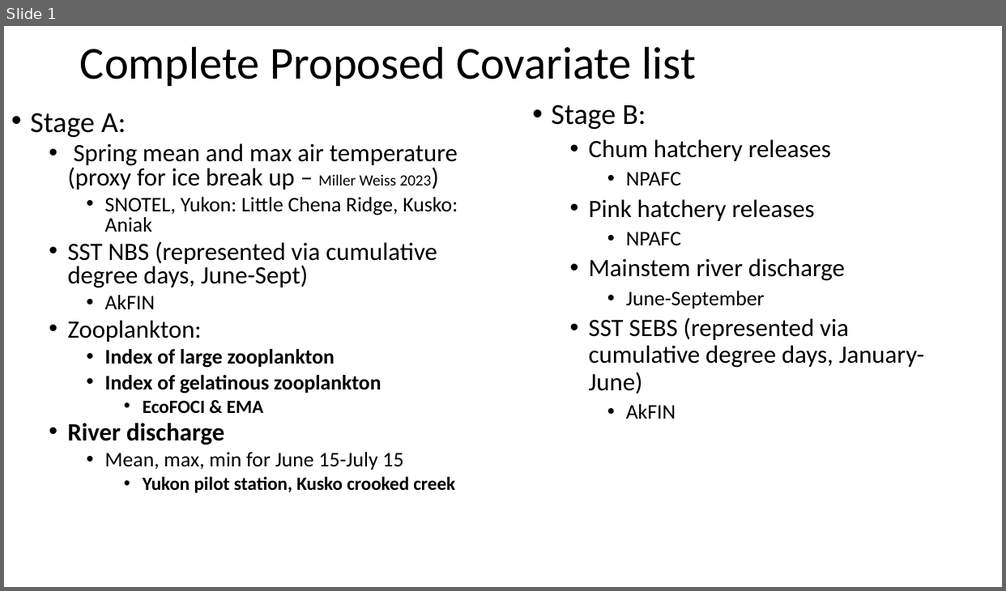
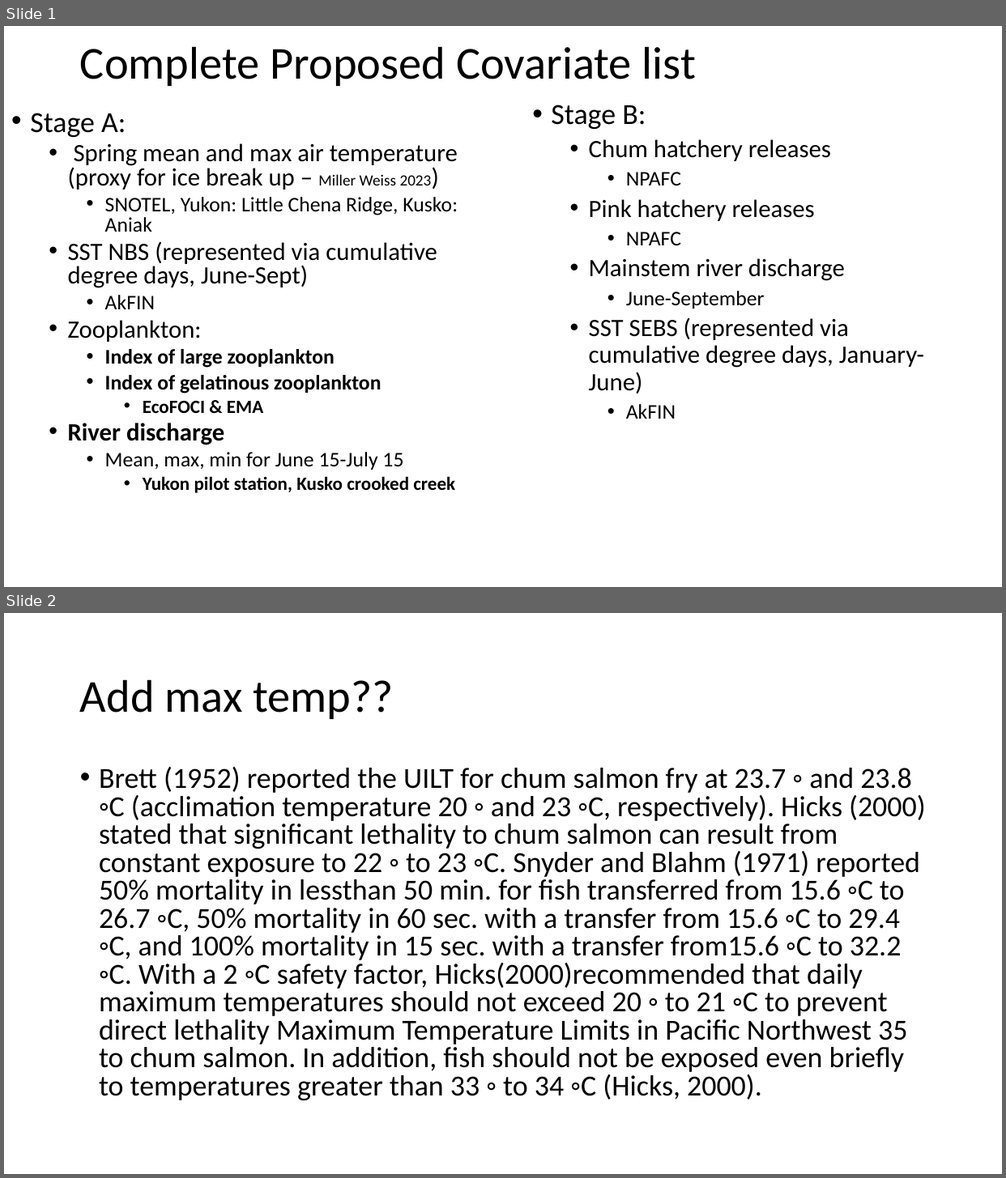
Before and after one commit to genoa-sullaway/Yukon-Chum-IPM, a slide deck: notes/Covariate_notes.pptx. Shown one above the other, each under a label of ours: slide 1 before the commit, slides 1 and 2 after it. The pictures are 1006x591 and 1006x1178 pixels, drawn with LibreOffice and Linux fonts; fonts in the diff are those of the drawing. Boxes give left, top, right and bottom in pixels: in the first picture for what was removed or moved away, otherwise in the second. Text is boxed around its words. In the diff, an @@ line names an element or a change of style, - is before the commit and + after.

```diff
--- a/notes/Covariate_notes.pptx
+++ b/notes/Covariate_notes.pptx
@@ slide 2 added at bbox=[4, 613, 1002, 1174], background #FFFFFF @@
@@ title added at bbox=[80, 679, 393, 719], 44 pt, text #000000 @@
+Add max temp??
@@ text added at bbox=[99, 767, 926, 1101], 28 pt, text #000000 @@
+• Brett (1952) reported the UILT for chum salmon fry at 23.7 ◦ and 23.8 ◦C (acclimation temperature 20 ◦ and 23 ◦C, respectively). Hicks (2000) stated that significant lethality to chum salmon can result from constant exposure to 22 ◦ to 23 ◦C. Snyder and Blahm (1971) reported 50% mortality in lessthan 50 min. for fish transferred from 15.6 ◦C to 26.7 ◦C, 50% mortality in 60 sec. with a transfer from 15.6 ◦C to 29.4 ◦C, and 100% mortality in 15 sec. with a transfer from15.6 ◦C to 32.2 ◦C. With a 2 ◦C safety factor, Hicks(2000)recommended that daily maximum temperatures should not exceed 20 ◦ to 21 ◦C to prevent direct lethality Maximum Temperature Limits in Pacific Northwest 35 to chum salmon. In addition, fish should not be exposed even briefly to temperatures greater than 33 ◦ to 34 ◦C (Hicks, 2000).
```
Also in this commit, not shown: 8 other files.
